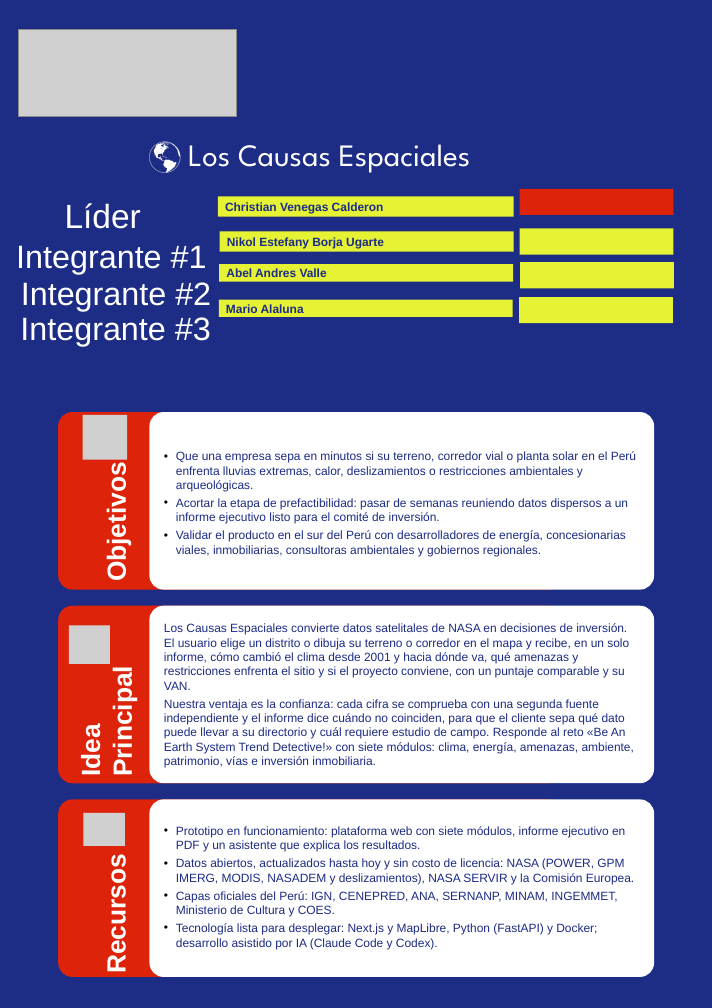
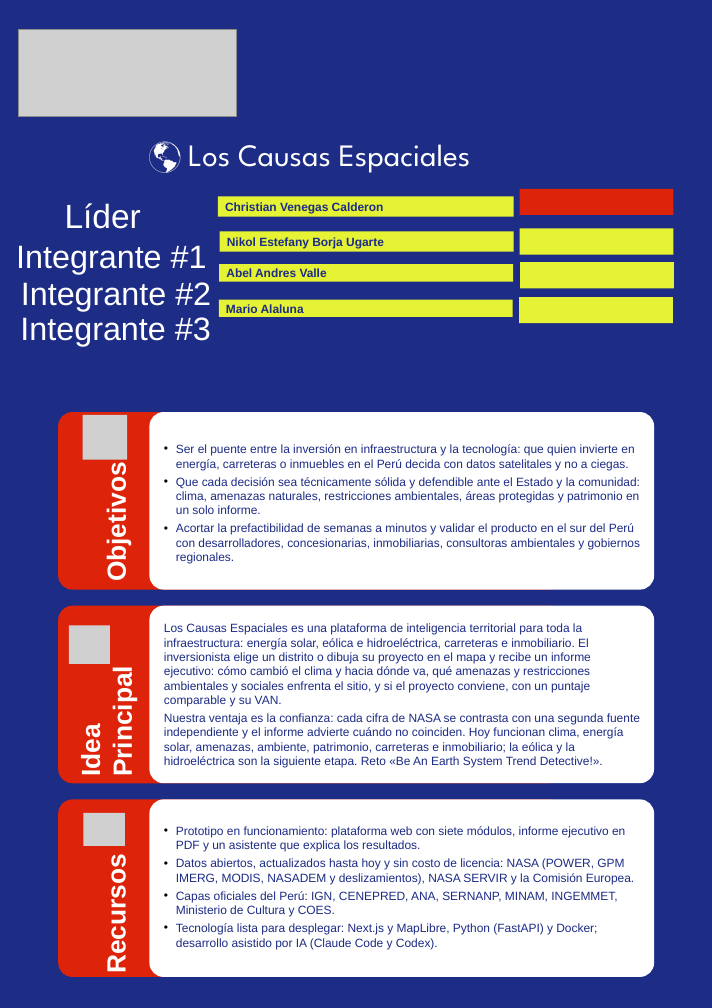
Before and after one commit to AndresVZ23/los-causas-espaciales, a slide deck: slide 1 of docs/nasa-submission/anteproyecto/Anteproyecto Los Causas Espaciales - NSA Moquegua 2026.pptx. Drawn at 712x1008 pixels with LibreOffice and Linux fonts; fonts in the diff are those of the drawing; grey boxes stand for pictures. Boxes give left, top, right and bottom in pixels: in the first picture for what was removed or moved away, otherwise in the second. Text is boxed around its words. In the diff, an @@ line names an element or a change of style, - is before the commit and + after.

Commit message:
docs(anteproyecto): toda la infraestructura y decisiones defendibles
- Posicionamiento: puente entre la inversión en infraestructura y la tecnología (energía solar, eólica e
  hidroeléctrica, carreteras e inmobiliario).
- Decisiones técnicamente sólidas y defendibles ante el Estado y la comunidad.
- Estado honesto: eólica e hidroeléctrica figuran como la siguiente etapa, no como módulos en funcionamiento.

```diff
--- a/docs/nasa-submission/anteproyecto/Anteproyecto Los Causas Espaciales - NSA Moquegua 2026.pptx
+++ b/docs/nasa-submission/anteproyecto/Anteproyecto Los Causas Espaciales - NSA Moquegua 2026.pptx
@@ text at [176, 444, 640, 564]: text changed @@
-• Que una empresa sepa en minutos si su terreno, corredor vial o planta solar en el Perú enfrenta lluvias extremas, calor, deslizamientos o restricciones ambientales y arqueológicas.
-• Acortar la etapa de prefactibilidad: pasar de semanas reuniendo datos dispersos a un informe ejecutivo listo para el comité de inversión.
-• Validar el producto en el sur del Perú con desarrolladores de energía, concesionarias viales, inmobiliarias, consultoras ambientales y gobiernos regionales.
+• Ser el puente entre la inversión en infraestructura y la tecnología: que quien invierte en energía, carreteras o inmuebles en el Perú decida con datos satelitales y no a ciegas.
+• Que cada decisión sea técnicamente sólida y defendible ante el Estado y la comunidad: clima, amenazas naturales, restricciones ambientales, áreas protegidas y patrimonio en un solo informe.
+• Acortar la prefactibilidad de semanas a minutos y validar el producto en el sur del Perú con desarrolladores, concesionarias, inmobiliarias, consultoras ambientales y gobiernos regionales.
@@ text at [164, 623, 640, 768]: text changed @@
-Los Causas Espaciales convierte datos satelitales de NASA en decisiones de inversión. El usuario elige un distrito o dibuja su terreno o corredor en el mapa y recibe, en un solo informe, cómo cambió el clima desde 2001 y hacia dónde va, qué amenazas y restricciones enfrenta el sitio y si el proyecto conviene, con un puntaje comparable y su VAN.
-Nuestra ventaja es la confianza: cada cifra se comprueba con una segunda fuente independiente y el informe dice cuándo no coinciden, para que el cliente sepa qué dato puede llevar a su directorio y cuál requiere estudio de campo. Responde al reto «Be An Earth System Trend Detective!» con siete módulos: clima, energía, amenazas, ambiente, patrimonio, vías e inversión inmobiliaria.
+Los Causas Espaciales es una plataforma de inteligencia territorial para toda la infraestructura: energía solar, eólica e hidroeléctrica, carreteras e inmobiliario. El inversionista elige un distrito o dibuja su proyecto en el mapa y recibe un informe ejecutivo: cómo cambió el clima y hacia dónde va, qué amenazas y restricciones ambientales y sociales enfrenta el sitio, y si el proyecto conviene, con un puntaje comparable y su VAN.
+Nuestra ventaja es la confianza: cada cifra de NASA se contrasta con una segunda fuente independiente y el informe advierte cuándo no coinciden. Hoy funcionan clima, energía solar, amenazas, ambiente, patrimonio, carreteras e inmobiliario; la eólica y la hidroeléctrica son la siguiente etapa. Reto «Be An Earth System Trend Detective!».
```
Also in this commit, not shown: 1 other file.
